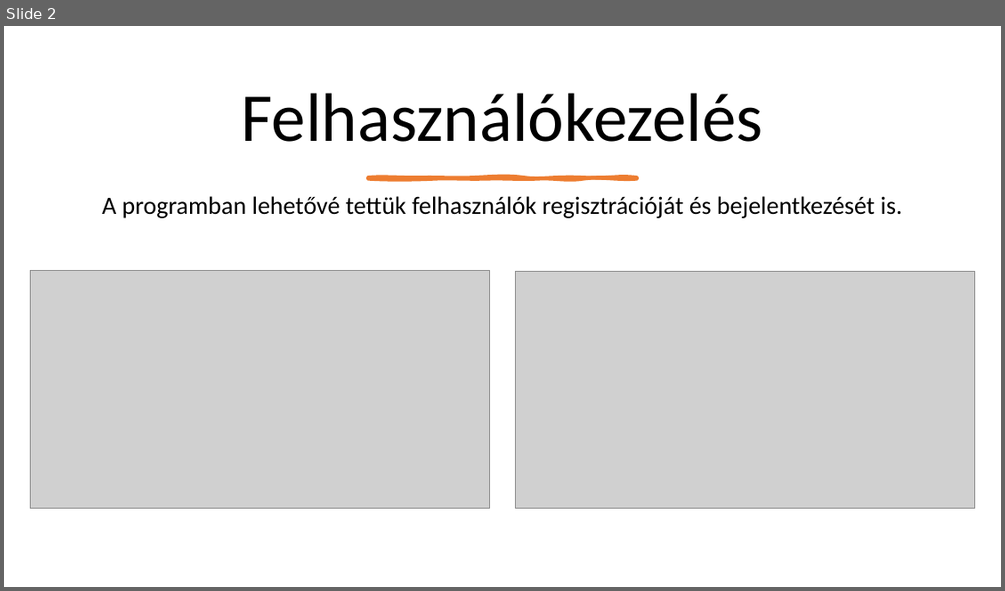
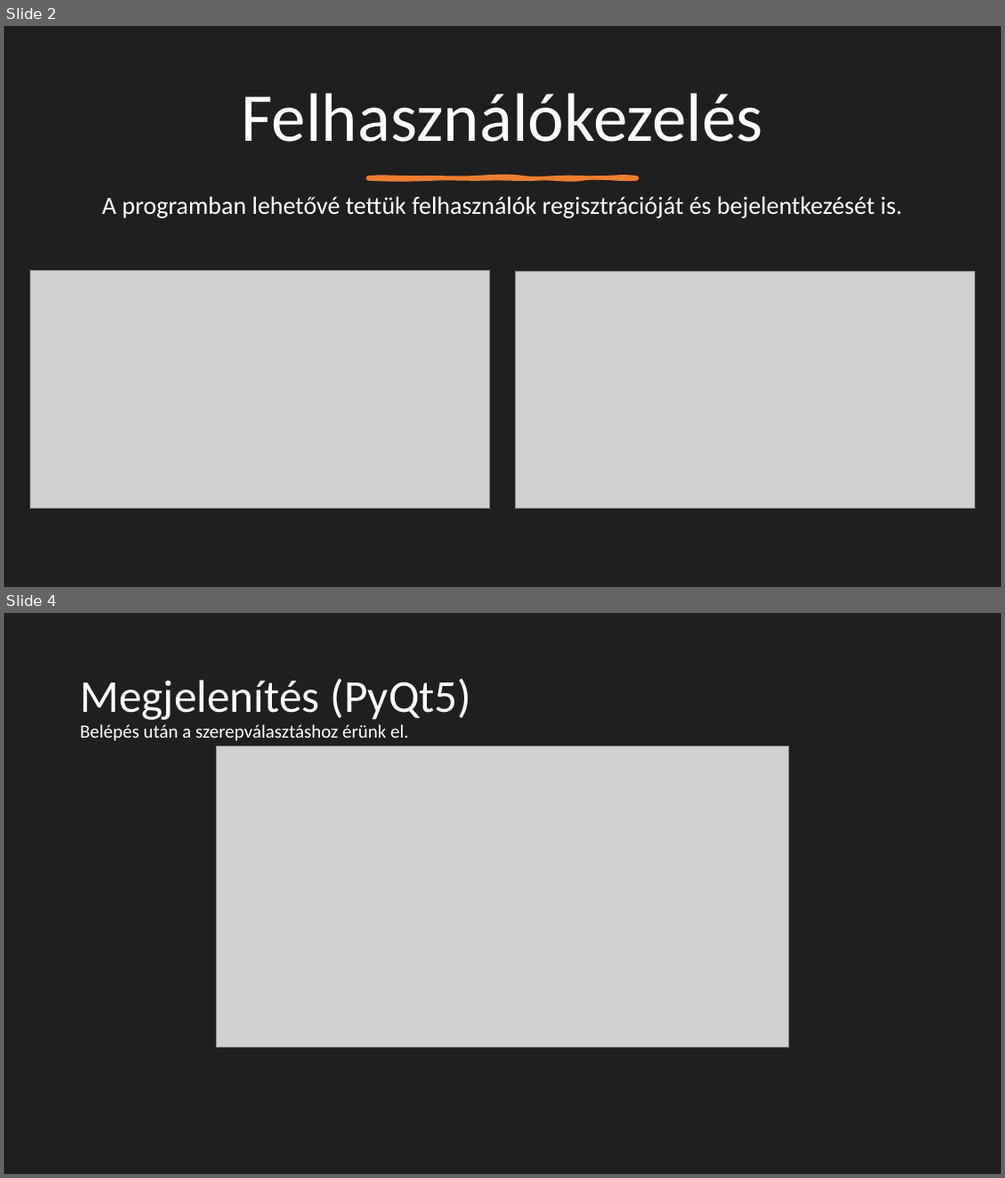
Before and after one commit to PasioteStudio/dusza2024_1, a slide deck: Dusza.pptx. Shown one above the other, each under a label of ours: slide 2 before the commit, slides 2 and 4 after it; the slides between them are not shown. The pictures are 1005x591 and 1005x1178 pixels, drawn with LibreOffice and Linux fonts; fonts in the diff are those of the drawing; grey boxes stand for pictures. Boxes give left, top, right and bottom in pixels: in the first picture for what was removed or moved away, otherwise in the second. Text is boxed around its words. In the diff, an @@ line names an element or a change of style, - is before the commit and + after.

```diff
--- a/Dusza.pptx
+++ b/Dusza.pptx
@@ slide 4 added at [4, 613, 1001, 1174], background #1F1F1F @@
@@ title added at [80, 678, 472, 720], 44 pt, text #FFFFFF @@
+Megjelenítés (PyQt5)
@@ text added at [80, 724, 409, 741], 18 pt, text #FFFFFF @@
+Belépés után a szerepválasztáshoz érünk el.
@@ picture added at [217, 747, 789, 1046] @@
@@ slide 2 changed as well @@
@@ background #FFFFFF to #1F1F1F @@
@@ title "Felhasználókezelés" at [242, 93, 763, 142]: text colour #000000 to #FFFFFF @@
@@ text "A programban lehetővé tettük felhasználók ..." at [102, 196, 902, 218]: text colour #000000 to #FFFFFF @@
```
Also in this commit, not shown: 2 other slides changed, 5 other slides added, 6 other files.
